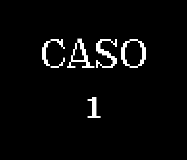
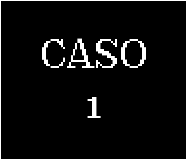
Revision of a layered (187, 160) image; what changed, layer by layer:
painted on "Camada 0" over [0, 0, 187, 160]
